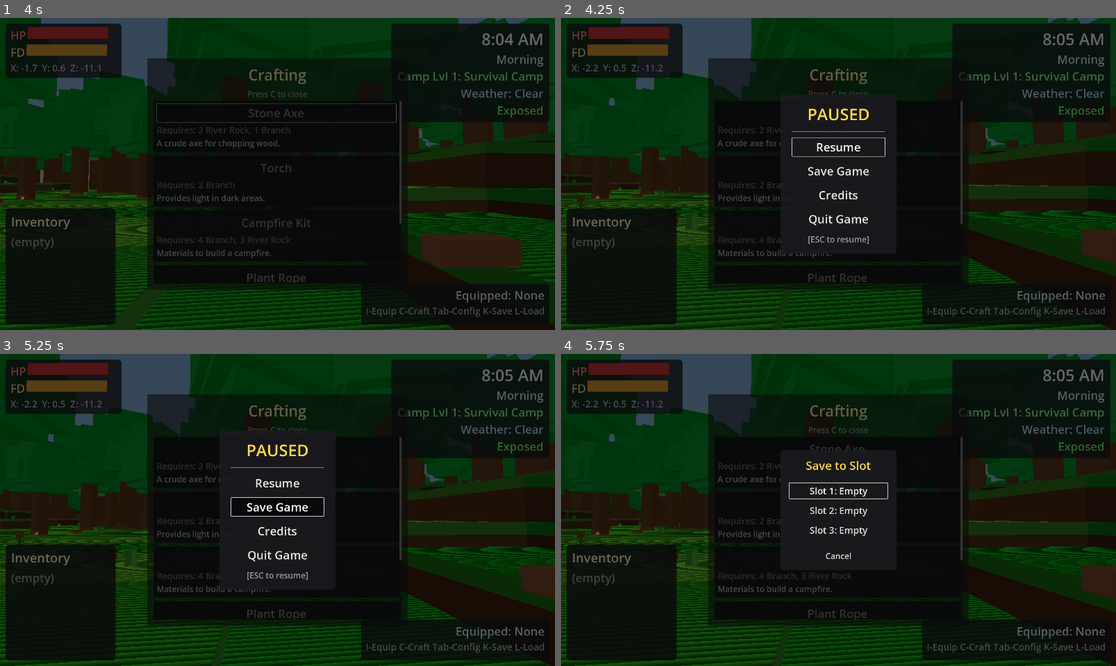
Above: before the commit, frames 1-4 (two rows, left to right).
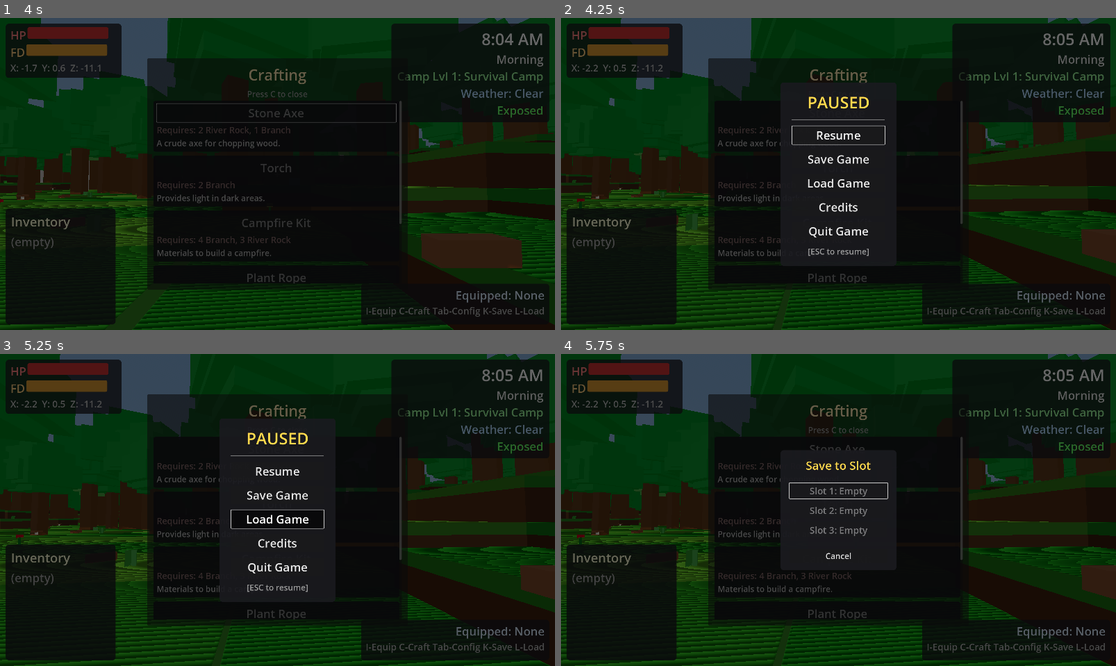
Above: after the commit, the same moments.

Repository: adchamberlain/into-the-wild
Game: Godot game, scene res://scenes/main.tscn
Same seed, same stepped clock (60 frames per second), same inputs: the game is played once before the commit and once after it.
Inputs (mouse positions are in pixels of both pictures, inside the frame that each line leads up to):
- Up to frame 1 (4 s): tap Enter at 0.5 s; move the mouse to (305, 174) at 0.52 s; hold F (eat) 0.53-1.28 s; hold W (move_forward) 0.53-2.75 s; click (305, 174) at 0.67 s; tap Space (jump) at 0.77, 1.52, 3.77 s; move the mouse to (249, 174) at 1.27 s; tap E (interact) at 1.35 s; move the mouse to (288, 167) at 2.02 s; hold C (open_crafting) 2.03-2.75 s; drag from (249, 236) to (111, 127) at 2.77 s; move the mouse to (444, 220) at 3.52 s; hold A (move_left) from 3.53 s (still down); hold Q (unequip) from 3.53 s (still down)
- Up to frame 2 (4.25 s): keep holding A (move_left); keep holding Q (unequip); tap Escape (pause) at 4.15 s
- Up to frame 3 (5.25 s): release A (move_left) at 4.25 s; release Q (unequip) at 4.25 s; drag from (111, 463) to (194, 432) at 4.27 s; tap Space (jump) at 5 s; move the mouse to (305, 510) at 5.02 s; hold S (move_backward) from 5.03 s (still down); tap 1 at 5.1 s; click (305, 510) at 5.17 s
- Up to frame 4 (5.75 s): keep holding S (move_backward)

Frame 1 is identical in both runs. In frame 2, 1.9% of the frame differs, in the area x 39-59%, y 20-77%; in frame 3, 1.9%; in frame 4, 0.3%.

Commit message:
Add Load Game button to pause menu
- Added Load Game button between Save Game and Credits
- Slot selection panel now works for both save and load
- Empty slots are disabled when loading
- Full D-pad controller navigation support

Co-Authored-By: Claude Opus 4.5 <noreply@anthropic.com>

Diff:
--- a/scenes/ui/pause_menu.tscn
+++ b/scenes/ui/pause_menu.tscn
@@ -82,6 +82,14 @@
 theme_override_fonts/font = ExtResource("2_font")
 theme_override_font_sizes/font_size = 40
 text = "Save Game"
+
+[node name="LoadButton" type="Button" parent="Panel/VBoxContainer"]
+layout_mode = 2
+theme_override_colors/font_color = Color(0.9, 0.9, 0.9, 1)
+theme_override_colors/font_hover_color = Color(0.7, 0.85, 1, 1)
+theme_override_fonts/font = ExtResource("2_font")
+theme_override_font_sizes/font_size = 40
+text = "Load Game"
 
 [node name="CreditsButton" type="Button" parent="Panel/VBoxContainer"]
 layout_mode = 2
--- a/scripts/ui/pause_menu.gd
+++ b/scripts/ui/pause_menu.gd
@@ -9,6 +9,7 @@
 @onready var panel: PanelContainer = $Panel
 @onready var resume_button: Button = $Panel/VBoxContainer/ResumeButton
 @onready var save_button: Button = $Panel/VBoxContainer/SaveButton
+@onready var load_button: Button = $Panel/VBoxContainer/LoadButton
 @onready var credits_button: Button = $Panel/VBoxContainer/CreditsButton
 @onready var quit_button: Button = $Panel/VBoxContainer/QuitButton
 @onready var credits_panel: PanelContainer = $CreditsPanel
@@ -28,6 +29,7 @@
 var slot_panel: PanelContainer
 var slot_buttons: Array[Button] = []
 var focused_slot_index: int = 0
+var is_saving: bool = true  # true = save mode, false = load mode
 
 
 func _ready() -> void:
@@ -50,12 +52,13 @@
 	# Connect button signals
 	resume_button.pressed.connect(_on_resume_pressed)
 	save_button.pressed.connect(_on_save_pressed)
+	load_button.pressed.connect(_on_load_pressed)
 	credits_button.pressed.connect(_on_credits_pressed)
 	quit_button.pressed.connect(_on_quit_pressed)
 	back_button.pressed.connect(_on_back_pressed)
 
 	# Set up button list for controller navigation
-	button_list = [resume_button, save_button, credits_button, quit_button]
+	button_list = [resume_button, save_button, load_button, credits_button, quit_button]
 
 	# Create slot selection panel
 	_create_slot_panel()
@@ -176,7 +179,17 @@
 		_show_notification("Save system not found!", Color(1.0, 0.5, 0.5))
 		return
 
-	# Show slot selection panel
+	is_saving = true
+	_update_slot_panel()
+	_show_slot_panel()
+
+
+func _on_load_pressed() -> void:
+	if not save_load:
+		_show_notification("Save system not found!", Color(1.0, 0.5, 0.5))
+		return
+
+	is_saving = false
 	_update_slot_panel()
 	_show_slot_panel()
 
@@ -308,14 +321,21 @@
 	if not slot_panel or not save_load:
 		return
 
+	# Update title based on mode
+	var title: Label = slot_panel.get_node_or_null("VBoxContainer/SlotTitle")
+	if title:
+		title.text = "Save to Slot" if is_saving else "Load from Slot"
+
 	var slots_info: Array[Dictionary] = save_load.get_all_slots_info()
-	for i: int in range(min(3, slot_buttons.size())):
+	for i: int in range(min(3, slot_buttons.size() - 1)):  # -1 to exclude cancel button
 		var btn: Button = slot_buttons[i]
 		var info: Dictionary = slots_info[i]
 		if info["empty"]:
 			btn.text = "Slot %d: Empty" % (i + 1)
+			btn.disabled = not is_saving  # Can't load empty slots
 		else:
 			btn.text = "Slot %d: Level %d - %s" % [i + 1, info["campsite_level"], info["formatted_time"]]
+			btn.disabled = false
 
 
 ## Show the slot selection panel.
@@ -343,14 +363,20 @@
 
 ## Handle slot button press.
 func _on_slot_button_pressed(slot: int) -> void:
-	if save_load and save_load.has_method("save_game_slot"):
-		var success: bool = save_load.save_game_slot(slot)
-		if success:
-			_show_notification("Saved to Slot %d!" % slot, Color(0.6, 1.0, 0.6))
-		else:
-			_show_notification("Save Failed!", Color(1.0, 0.5, 0.5))
-
-	_hide_slot_panel()
+	if is_saving:
+		if save_load and save_load.has_method("save_game_slot"):
+			var success: bool = save_load.save_game_slot(slot)
+			if success:
+				_show_notification("Saved to Slot %d!" % slot, Color(0.6, 1.0, 0.6))
+			else:
+				_show_notification("Save Failed!", Color(1.0, 0.5, 0.5))
+		_hide_slot_panel()
+	else:
+		if save_load and save_load.has_method("load_game_slot"):
+			# Close menu before loading (loading will reset the game state)
+			_hide_slot_panel()
+			resume_game()
+			save_load.load_game_slot(slot)
 
 
 ## Navigate slot buttons with D-pad.
